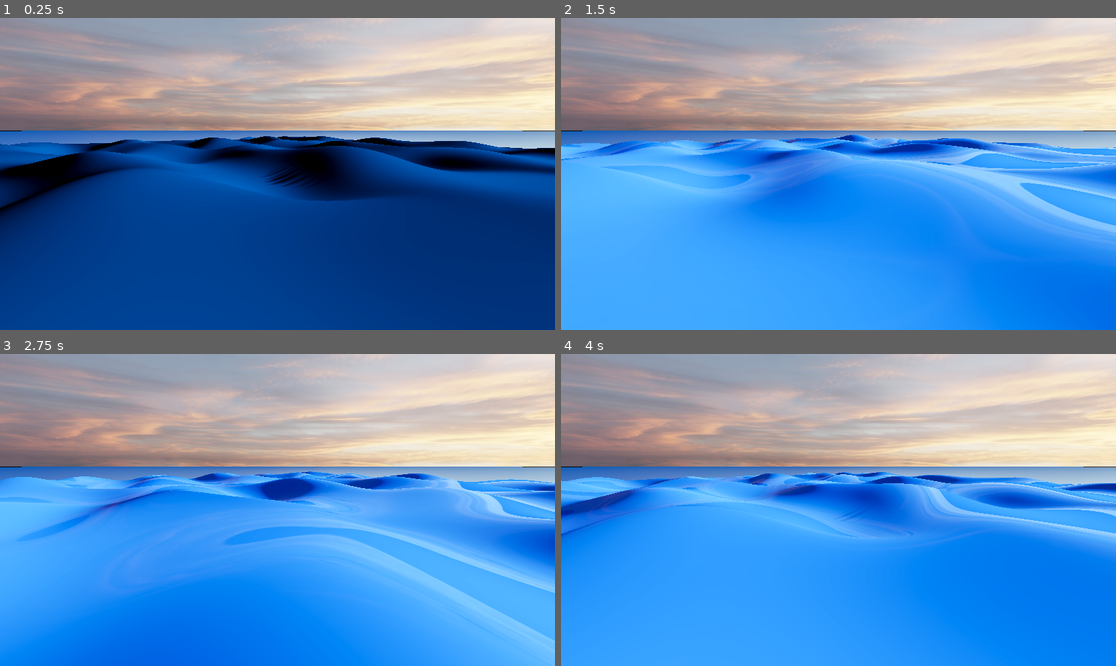
Above: before the commit, frames 1-4 (two rows, left to right).
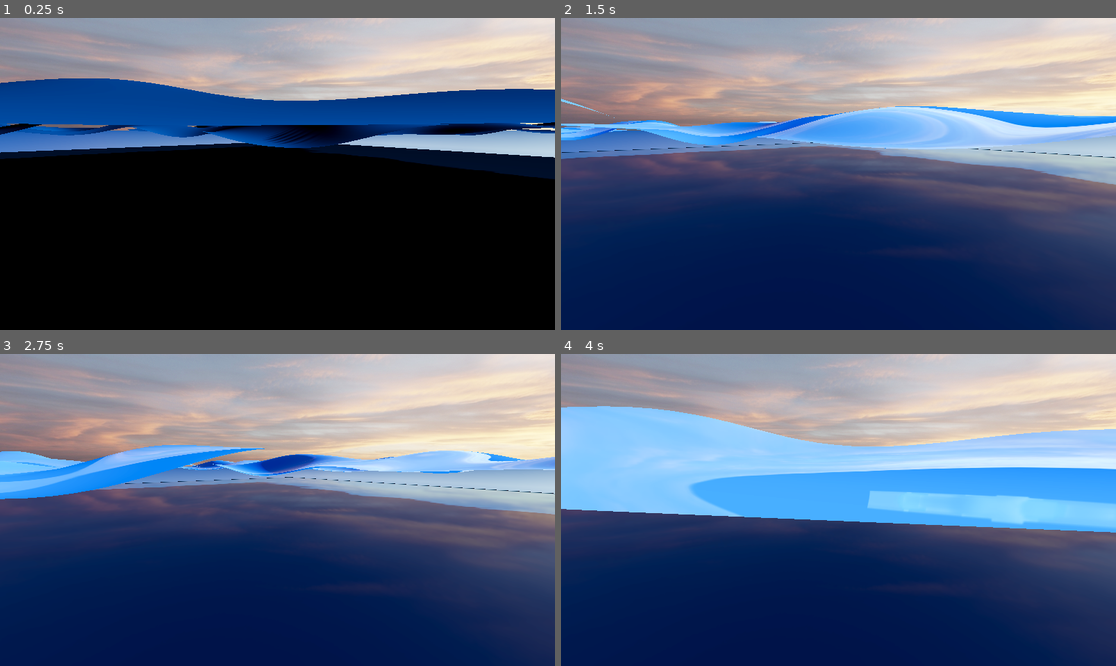
Above: after the commit, the same moments.

Repository: Rammlr/sineOcean
Game: Godot game, scene res://main.tscn
The game is run twice, just before and just after one commit, with the same random seed, the same clock (stepped at 60 frames per second) and the same inputs. This scene is started directly instead of the project's main scene.
Inputs:
- Up to frame 1 (0.25 s): no input
- Up to frame 2 (1.5 s): no input
- Up to frame 3 (2.75 s): no input
- Up to frame 4 (4 s): no input

The runs differ from the first frame. In frame 1, 72% of the frame differs, in the area x 0-100%, y 19-100%; in frame 2, 67%; in frame 3, 66%; in frame 4, 73%, in the area x 0-100%, y 16-100%.

Commit message:
move water up above axis markers

Diff:
--- a/main.tscn
+++ b/main.tscn
@@ -68,11 +68,11 @@
 transform = Transform3D(-0.60021, 0.166296, -0.782364, 4.90243e-09, 0.978148, 0.207911, 0.799842, 0.12479, -0.587094, -7.26426, 1, -4.53661)
 
 [node name="Water" type="MeshInstance3D" parent="."]
+transform = Transform3D(1, 0, 0, 0, 1, 0, 0, 0, 1, 0, 1.1263075, 0)
 mesh = SubResource("PlaneMesh_h2yge")
 
 [node name="ReflectionProbe" type="ReflectionProbe" parent="."]
-transform = Transform3D(1, 0, 0, 0, 1, 0, 0, 0, 1, 0.738281, -3.67212, -5.58496)
-intensity = 0.55
+transform = Transform3D(1, 0, 0, 0, 1, 0, 0, 0, 1, 0.738281, 7.0621767, -5.58496)
 size = Vector3(46.0625, 32.4634, 54.832)
 
 [node name="NormalTester" type="MeshInstance3D" parent="."]
--- a/wispri/2.tscn
+++ b/wispri/2.tscn
@@ -48,6 +48,7 @@
 [node name="Node3D" type="Node3D"]
 
 [node name="Water" type="MeshInstance3D" parent="."]
+transform = Transform3D(1, 0, 0, 0, 1, 0, 0, 0, 1, 0, 1.551333, 0)
 mesh = SubResource("PlaneMesh_h2yge")
 
 [node name="Environment" type="Node" parent="."]
